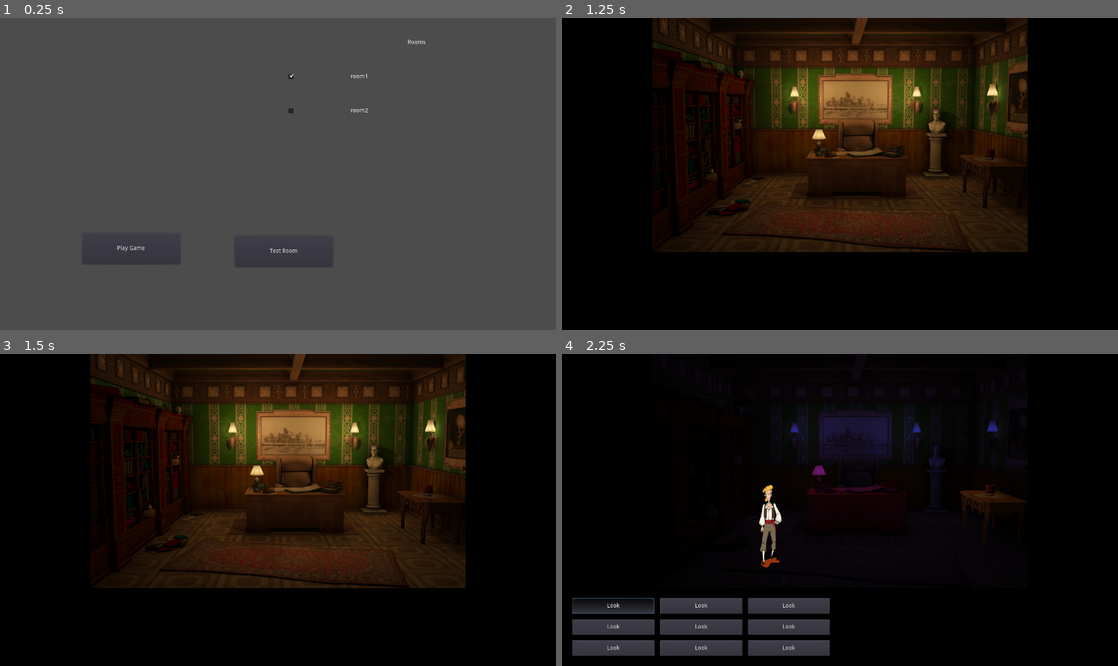
Above: before the commit, frames 1-4 (two rows, left to right).
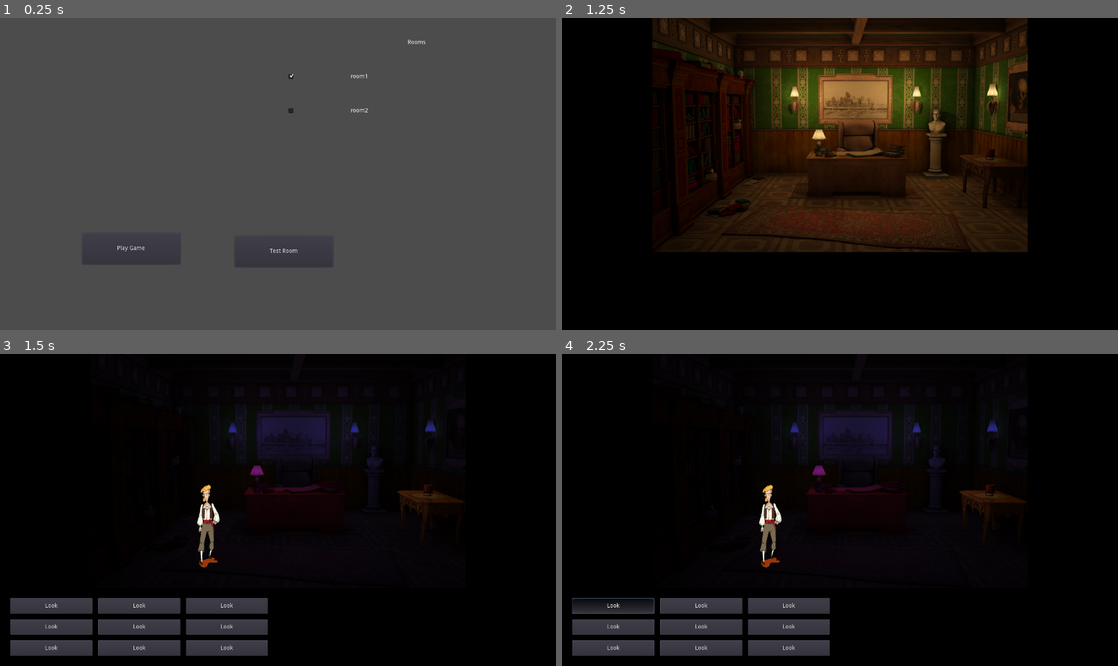
Above: after the commit, the same moments.

Repository: BubbaGitHub/godot-grog
Game: Godot game, scene res://apps/room_tester/room_tester.tscn
Two runs of this game, one before a commit and one after it. Both use one fixed random seed, a clock stepped at 60 frames per second and the inputs below.
Inputs (mouse positions are in pixels of both pictures, inside the frame that each line leads up to):
- Up to frame 1 (0.25 s): no input
- Up to frame 2 (1.25 s): click "Play Game" at 0.5 s
- Up to frame 3 (1.5 s): tap Enter at 1.25 s
- Up to frame 4 (2.25 s): click (612, 606) at 2 s, where only the run after the commit has a clickable "Look"

Frames 1-2 are identical in both runs. In frame 3, 40% of the frame differs, in the area x 1-84%, y 0-97%; in frame 4, nothing differs.

Commit message:
Fix wait (time was rounded to seconds)

Diff:
--- a/device/source/grog/core/grog_server.gd
+++ b/device/source/grog/core/grog_server.gd
@@ -31,9 +31,8 @@
 
 	elif state == GameState.DoingSomething:
 		if become_idle_when != null:
-			var now_seconds = OS.get_time().second
-			if become_idle_when <= now_seconds:
-
+			var current_time = get_current_time()
+			if become_idle_when <= current_time:
 				state = GameState.Idle
 				become_idle_when = null
 
@@ -73,7 +72,10 @@
 			var time_param = inst.params[0]
 			var delay_seconds = float(time_param)
 			state = GameState.DoingSomething
-			become_idle_when = OS.get_time().second + delay_seconds
+
+			# TODO use Timer's instead of polling
+			var current = get_current_time()
+			become_idle_when = within_seconds(current, delay_seconds)
 
 		_:
 			print("Unknown instruction '%s'" % inst.command)
@@ -122,3 +124,11 @@
 		if elem.get_name() == elem_name:
 			return elem
 	return null
+
+#######
+
+func get_current_time():
+	return OS.get_ticks_msec()
+
+func within_seconds(current_time, seconds):
+	return current_time + 1000 * seconds
